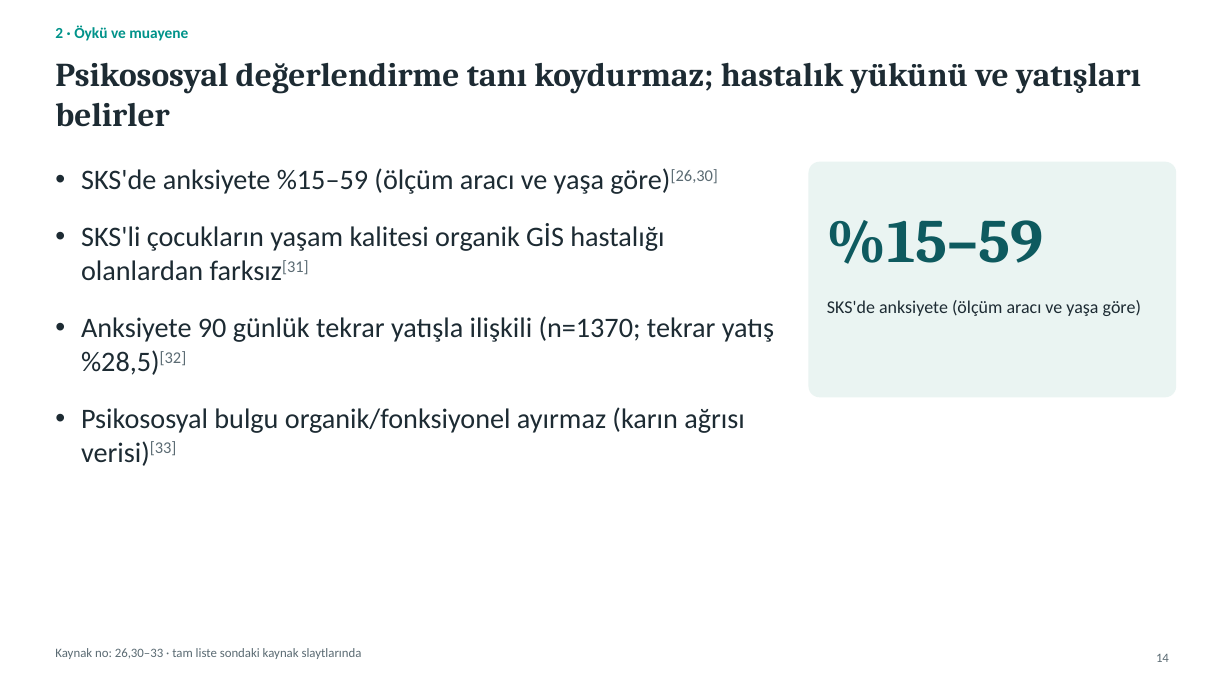
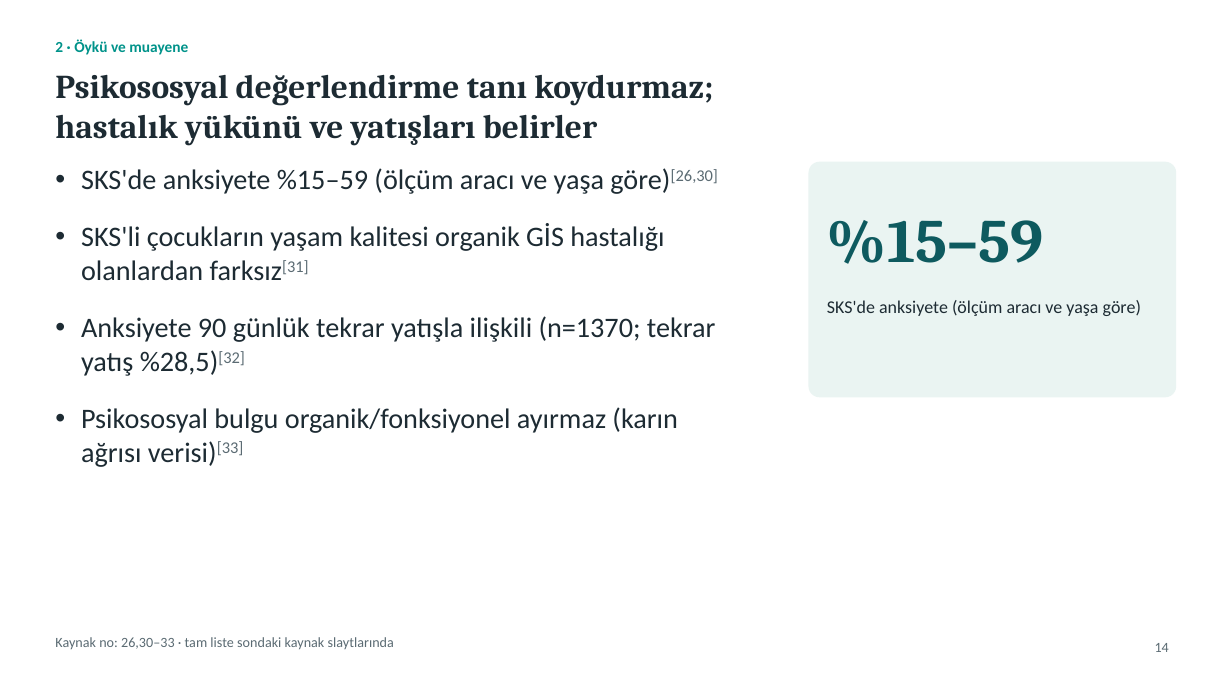
Before and after one commit to gokhanbirsen1992-sketch/sunu-, a slide deck: slide 14 of Sunum_KronikKusma/output/KronikKusmaYaklasim.pptx. Drawn at 1232x693 pixels with LibreOffice and Linux fonts; fonts in the diff are those of the drawing. Boxes give left, top, right and bottom in pixels: in the first picture for what was removed or moved away, otherwise in the second. Text is boxed around its words. In the diff, an @@ line names an element or a change of style, - is before the commit and + after.

```diff
--- a/Sunum_KronikKusma/output/KronikKusmaYaklasim.pptx
+++ b/Sunum_KronikKusma/output/KronikKusmaYaklasim.pptx
@@ text "2 · Öykü ve muayene": place and size @@
-text "2 · Öykü ve muayene" at [55,25,188,41]
+text "2 · Öykü ve muayene" at [55,39,188,55]
@@ title at [55,75,713,145]: text changed @@
-Psikososyal değerlendirme tanı koydurmaz; hastalık yükünü ve yatışları belirler
+Psikososyal değerlendirme tanı koydurmaz;
+hastalık yükünü ve yatışları belirler
@@ text "SKS'de anksiyete %15–59 (ölçüm aracı ..." rewrapped from [81,168,774,466] to [81,168,718,467] @@
@@ text "Kaynak no: 26,30–33 · tam ...": place and size @@
-text "Kaynak no: 26,30–33 · tam ..." at [55,648,362,659]
+text "Kaynak no: 26,30–33 · tam ..." at [55,637,394,649]
@@ text "Kaynak no: 26,30–33 · tam ..." at [55,637,394,649]: size 10 to 11 pt @@
@@ page number: place and size @@
-page number at [1156,654,1169,662]
+page number at [1155,643,1169,652]
@@ page number at [1155,643,1169,652]: size 10 to 11 pt @@
```
Also in this commit, not shown: 46 other slides changed, 9 other files.
